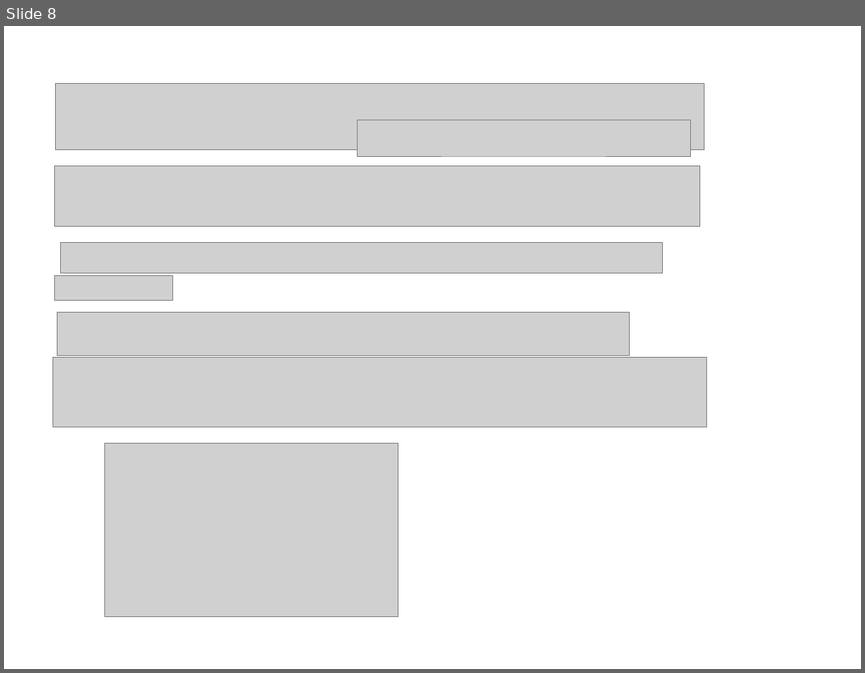
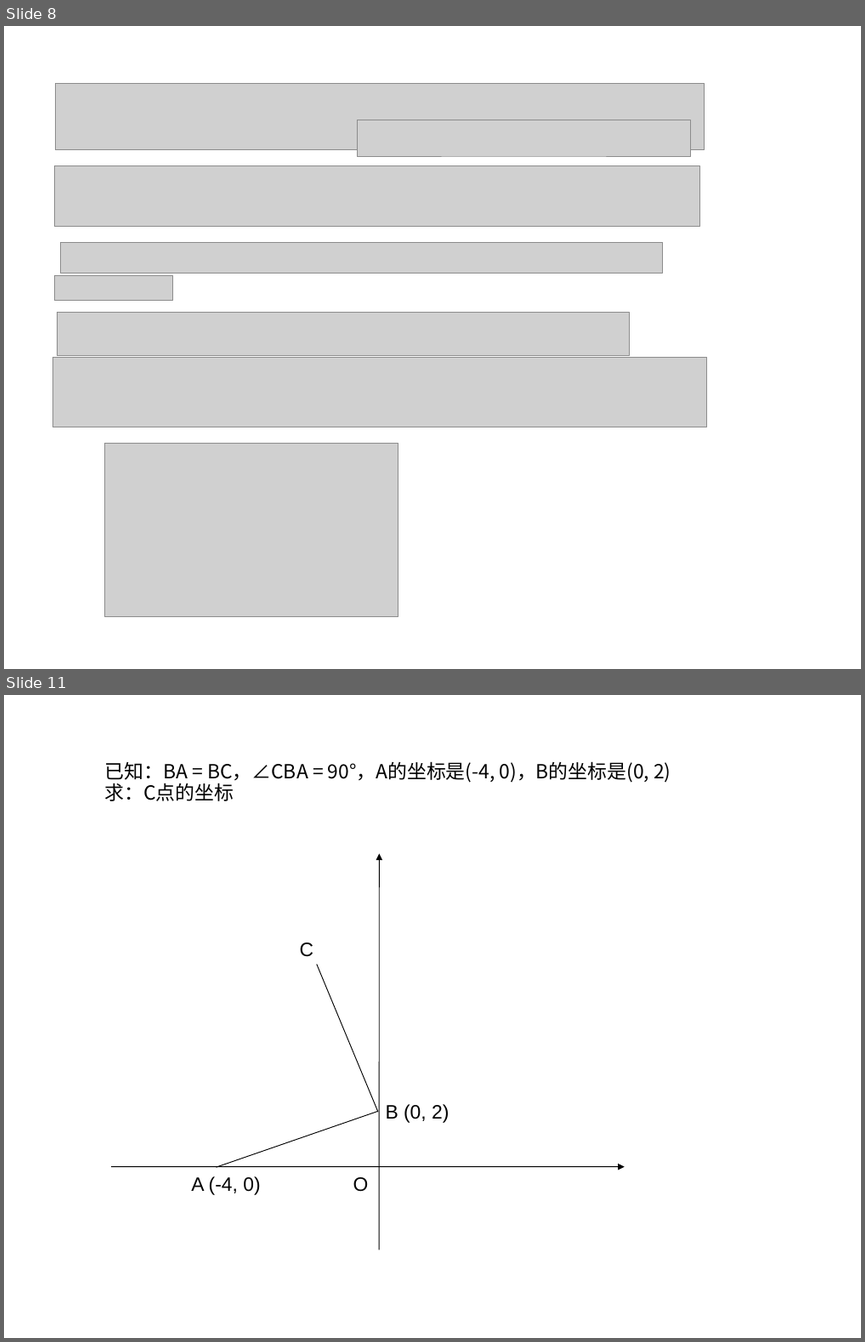
Before and after one commit to ericzhang/english-math, a slide deck: math/grade-8-上/8上数学北师大版-unit-3-位置与坐标.ppt. Shown one above the other, each under a label of ours: slide 8 before the commit, slides 8 and 11 after it; the slides between them are not shown. The pictures are 865x673 and 865x1342 pixels, drawn with LibreOffice and Linux fonts; fonts in the diff are those of the drawing; grey boxes stand for pictures. Boxes give left, top, right and bottom in pixels: in the first picture for what was removed or moved away, otherwise in the second. Text is boxed around its words. In the diff, an @@ line names an element or a change of style, - is before the commit and + after.

```diff
--- a/math/grade-8-上/8上数学北师大版-unit-3-位置与坐标.ppt
+++ b/math/grade-8-上/8上数学北师大版-unit-3-位置与坐标.ppt
@@ slide 11 added at (4, 695, 861, 1338), background #FFFFFF @@
@@ text added at (105, 761, 670, 801), 18 pt, text #000000 @@
+已知：BA = BC，∠CBA = 90°，A的坐标是(-4, 0)，B的坐标是(0, 2)
+求：C点的坐标
@@ arrow added from (379, 1250) to (380, 854), #000000 0.74 pt @@
@@ text added at (300, 942, 314, 957), 18 pt, text #000000 @@
+C
@@ line added from (378, 1111) to (317, 964), #000000 0.74 pt @@
@@ line added from (216, 1167) to (378, 1111), #000000 0.74 pt @@
@@ text added at (386, 1104, 449, 1123), 18 pt, text #000000 @@
+B (0, 2)
@@ arrow added from (111, 1166) to (624, 1167), #000000 0.74 pt @@
@@ text added at (191, 1176, 260, 1195), 18 pt, text #000000 @@
+A (-4, 0)
@@ text added at (353, 1177, 369, 1191), 18 pt, text #000000 @@
+O
```
Also in this commit, not shown: 2 other slides added, 11 other files.
